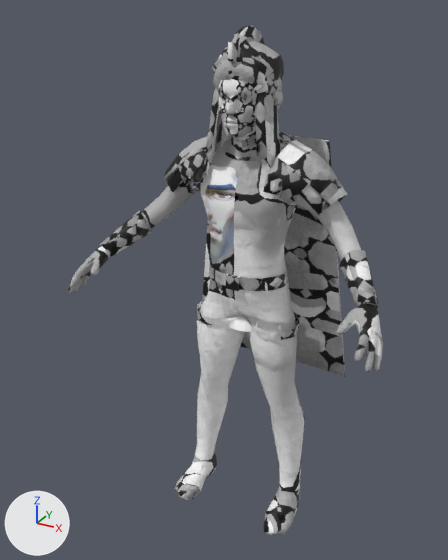
An edit to the glTF model public/heroes/m-medium.glb, drawn before and after from the same camera.
One viewpoint serves both versions: a 50 mm lens placed at (0.953, -1.946, 1.94), pointed at (-0.065, -0.094, 1.014). The lights are fixed; the arrows at lower left show +X, +Y and +Z. The first picture is the older version. Vertices at exactly the same position are counted once.

Objects in the first picture: 'hero'.
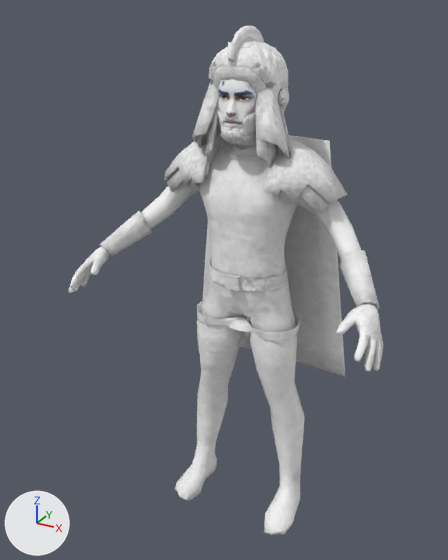
What the commit changed:
me_hero is used by ob_hero; location (0.0, 0.0, 0.0).
me_hero had 5180 vertices, 10267 faces and spanned x -0.59..0.59, y -0.4..0.21, z -0.01..1.89.
me_hero now has 8116 vertices, 16367 faces and spans x -0.59..0.59, y -0.4..0.21, z -0.01..1.89.
me_hero part 1: 72 vertices moved within x -0.11..0.11, y -0.13..0.08, z 1.61..1.79; 2771 vertices added at x -0.18..0.18, y -0.19..0.12, z 1.4..1.85.
me_hero part 2: 9090 kept faces spanning x -0.59..0.59, y -0.4..0.21, z -0.01..1.89 get new texture (UV) coordinates.
Other edits to the shape of me_hero do not show in these pictures.

What differs and where, as boxes [x1, y1, x2, y2] in the pictures (448 x 560 px):
part 1 of me_hero, built on (mostly hidden before): before [214, 77, 282, 108]; after [192, 42, 303, 158]
part 2 of me_hero, surface changed (lighter): [68, 26, 383, 535] in both
